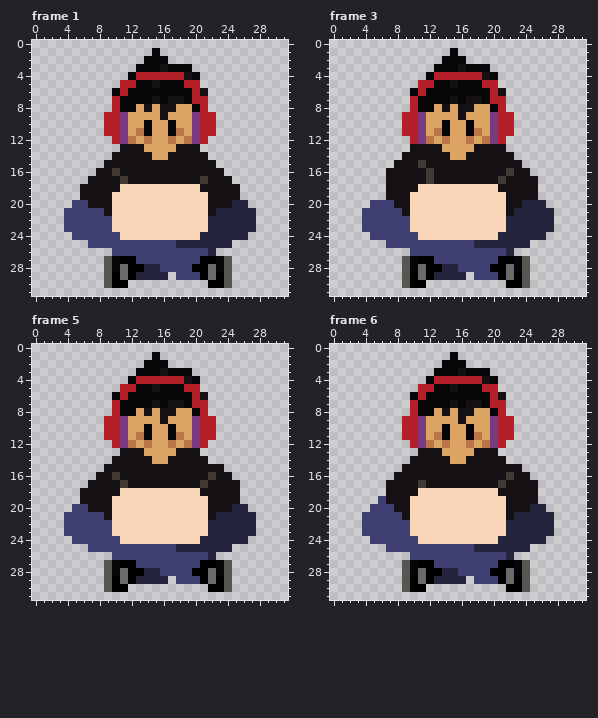
Pixel-art file: assets/Zanark_coding.aseprite. Above is the file before it was changed.
32x32 pixels, 12 frames. Shown: frame 1, frame 3, frame 5, frame 6. The commit also changed other frames, which this record leaves out.
After:
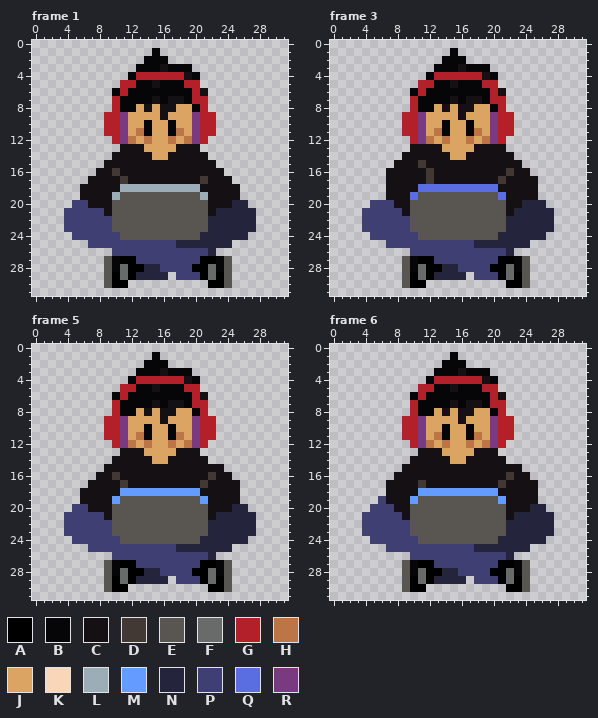
Palette (. is transparent): A #000000  B #060608  C #141013  D #423934  E #595652  F #696a6a  G #b4202a  H #bb7547  J #dba463  K #fad6b8  L #9badb7  M #639bff  N #24243d  P #3f3f74  Q #5b6ee1  R #793a80
The edit:
Changed rows in their new state; - is an unchanged pixel.
Frame 1, layer "Animation":
first column x 10:
18 -LLLLLLLLLL-
19 LEEEEEEEEEEL
20 EEEEEEEEEEEE
21 EEEEEEEEEEEE
22 EEEEEEEEEEEE
23 EEEEEEEEEEEE
24 -EEEEEEEEEE-
Frame 3, layer "Animation":
first column x 10:
18 -QQQQQQQQQQ-
19 QEEEEEEEEEEQ
20 EEEEEEEEEEEE
21 EEEEEEEEEEEE
22 EEEEEEEEEEEE
23 EEEEEEEEEEEE
24 -EEEEEEEEEE-
Frame 5, layer "Animation":
first column x 10:
18 -MMMMMMMMMM-
19 MEEEEEEEEEEM
20 EEEEEEEEEEEE
21 EEEEEEEEEEEE
22 EEEEEEEEEEEE
23 EEEEEEEEEEEE
24 -EEEEEEEEEE-
Frame 6, layer "Animation": the same change as frame 5
